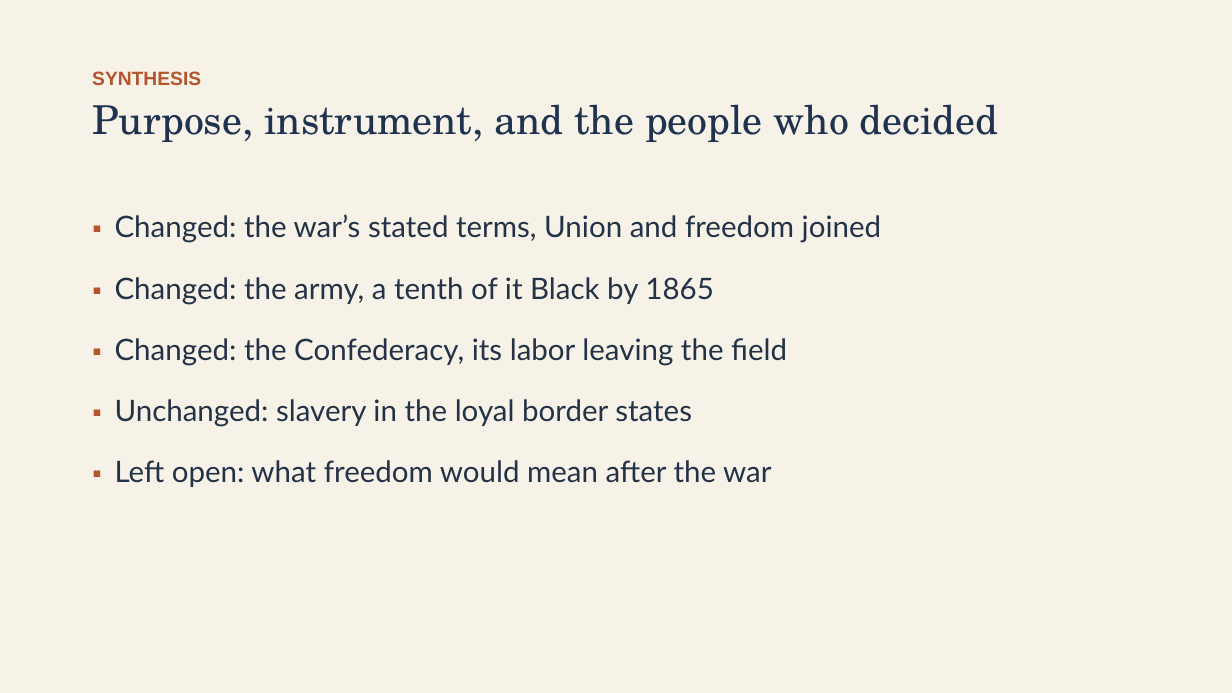
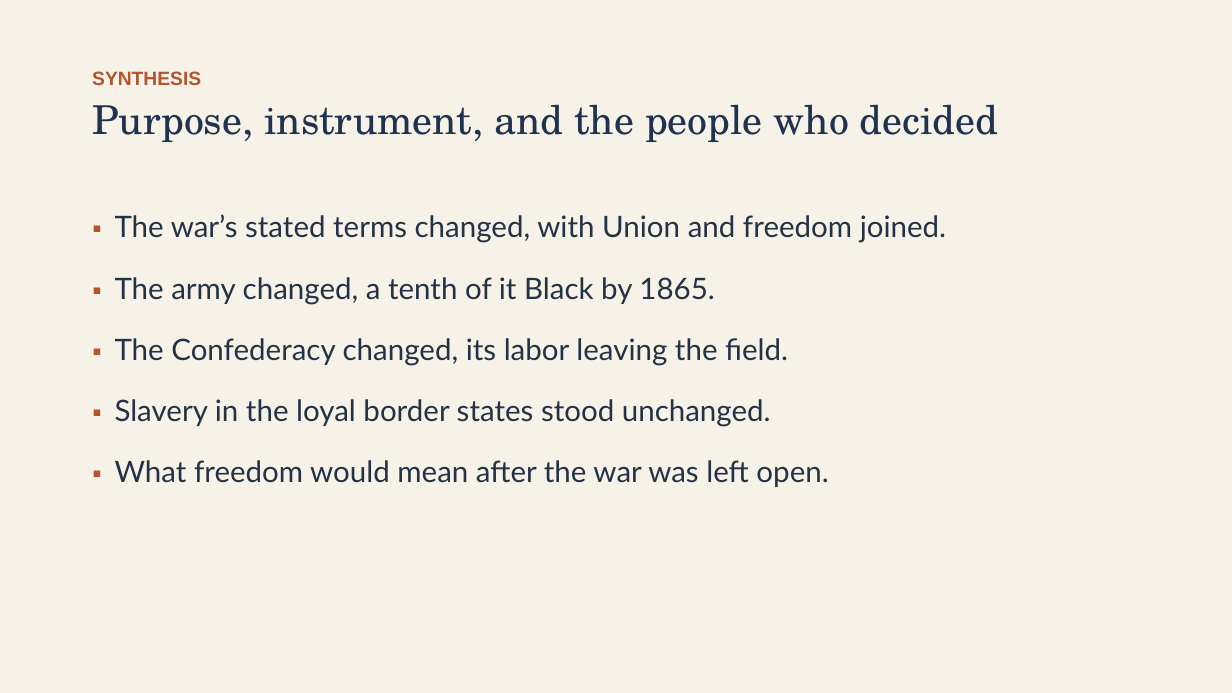
Before and after one commit to ab17gthb/humanities-curriculum-group, a slide deck: slide 23 of sectional-crisis/lesson-07/lesson-07-slides.pptx. Drawn at 1232x693 pixels with LibreOffice and Linux fonts; fonts in the diff are those of the drawing. Boxes give left, top, right and bottom in pixels: in the first picture for what was removed or moved away, otherwise in the second. Text is boxed around its words. In the diff, an @@ line names an element or a change of style, - is before the commit and + after.

```diff
--- a/sectional-crisis/lesson-07/lesson-07-slides.pptx
+++ b/sectional-crisis/lesson-07/lesson-07-slides.pptx
@@ text at bbox=[115, 214, 946, 487]: text changed @@
-▪ Changed: the war’s stated terms, Union and freedom joined
-▪ Changed: the army, a tenth of it Black by 1865
-▪ Changed: the Confederacy, its labor leaving the field
-▪ Unchanged: slavery in the loyal border states
-▪ Left open: what freedom would mean after the war
+▪ The war’s stated terms changed, with Union and freedom joined.
+▪ The army changed, a tenth of it Black by 1865.
+▪ The Confederacy changed, its labor leaving the field.
+▪ Slavery in the loyal border states stood unchanged.
+▪ What freedom would mean after the war was left open.
```
Also in this commit, not shown: 7 other slides changed, 6 other files.
